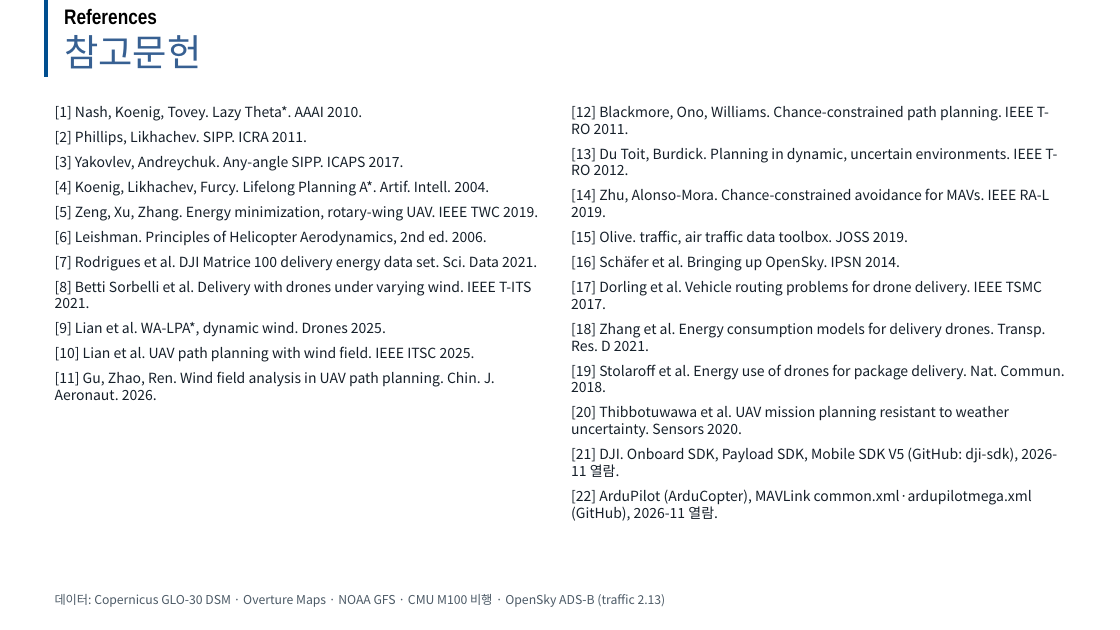
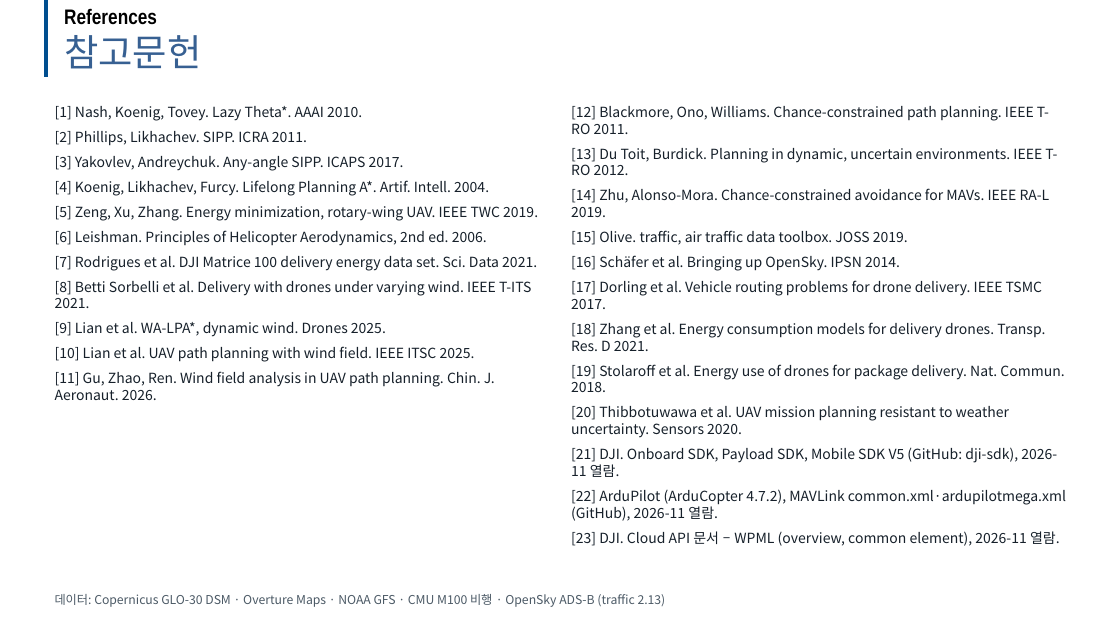
Before and after one commit to dnfl5345/Drone_path_opt, a slide deck: slide 45 of docs/drone_soc_academic_talk.pptx (slide 40 before the commit). Drawn at 1120x630 pixels with LibreOffice and Linux fonts; fonts in the diff are those of the drawing; background and template pictures are left out. Boxes give left, top, right and bottom in pixels: in the first picture for what was removed or moved away, otherwise in the second. Text is boxed around its words. In the diff, an @@ line names an element or a change of style, - is before the commit and + after.

```diff
--- a/docs/drone_soc_academic_talk.pptx
+++ b/docs/drone_soc_academic_talk.pptx
@@ text at (571,489,1066,546): text changed @@
-[22] ArduPilot (ArduCopter), MAVLink common.xml·ardupilotmega.xml (GitHub), 2026-11 열람.
+[22] ArduPilot (ArduCopter 4.7.2), MAVLink common.xml·ardupilotmega.xml (GitHub), 2026-11 열람.
+[23] DJI. Cloud API 문서 – WPML (overview, common element), 2026-11 열람.
```
Also in this commit, not shown: 2 other slides changed, 5 slides added, 4 other files.
